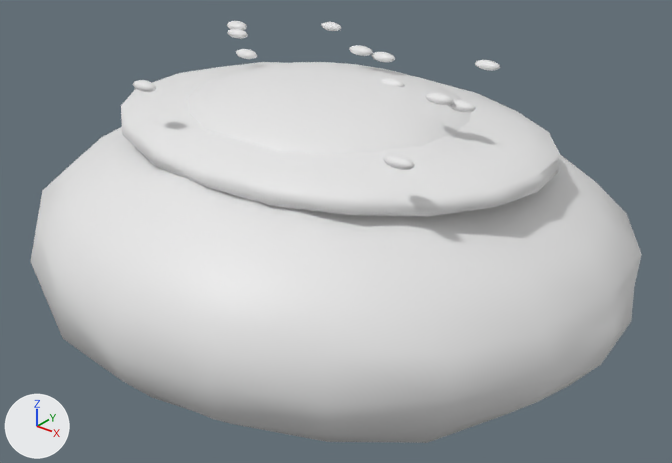
One commit to the glTF model models/catch_breads/bread_curry.glb: the scene before it, then after it.
Rendered twice from a camera (50 mm lens) standing at (0.696, -0.853, 0.535) and looking at (0.015, -0.002, 0.007). Lighting does not change. The marker at lower left points along +X, +Y and +Z. The picture after the commit comes second. Where no turn or scale is listed for an object, it has been applied to the vertices.

Names of what the first picture shows: 'ふっくらした生地.001', 'カレーの中身', '具材を載せるくぼみ.001' and 12 more.
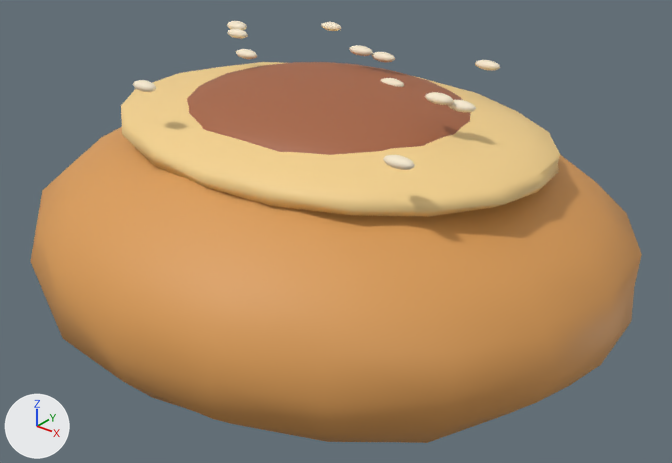
Boxes [x1, y1, x2, y2] around the edits, measured in the pictures (672 x 463 px):
'ふっくらした生地.001', recoloured (white to orange)
    both: [30, 127, 642, 443]
'具材を載せるくぼみ.001', recoloured (white to beige)
    both: [121, 62, 560, 217]
'カレーの中身', recoloured (white to brown)
    both: [187, 62, 470, 155]

Patch to the scene script:
```diff
--- a/models/catch_breads/bread_curry.glb.py
+++ b/models/catch_breads/bread_curry.glb.py
@@ mat_焼きたての山吹色 @@
 mat_焼きたての山吹色 = principled_material('焼きたての山吹色')
-mat_焼きたての山吹色.base_color = (0.8, 0.8, 0.8)  # white #e7e7e7
+mat_焼きたての山吹色.base_color = (0.72, 0.34, 0.095)  # orange #dd9e57
@@ mat_薄焼きの生地 @@
 mat_薄焼きの生地 = principled_material('薄焼きの生地')
-mat_薄焼きの生地.base_color = (0.8, 0.8, 0.8)  # white #e7e7e7
+mat_薄焼きの生地.base_color = (0.92, 0.65, 0.27)  # beige #f6d38e
@@ mat_焼いたパティ @@
 mat_焼いたパティ = principled_material('焼いたパティ')
-mat_焼いたパティ.base_color = (0.8, 0.8, 0.8)  # white #e7e7e7
+mat_焼いたパティ.base_color = (0.39, 0.13, 0.055)  # brown #a86542
```
